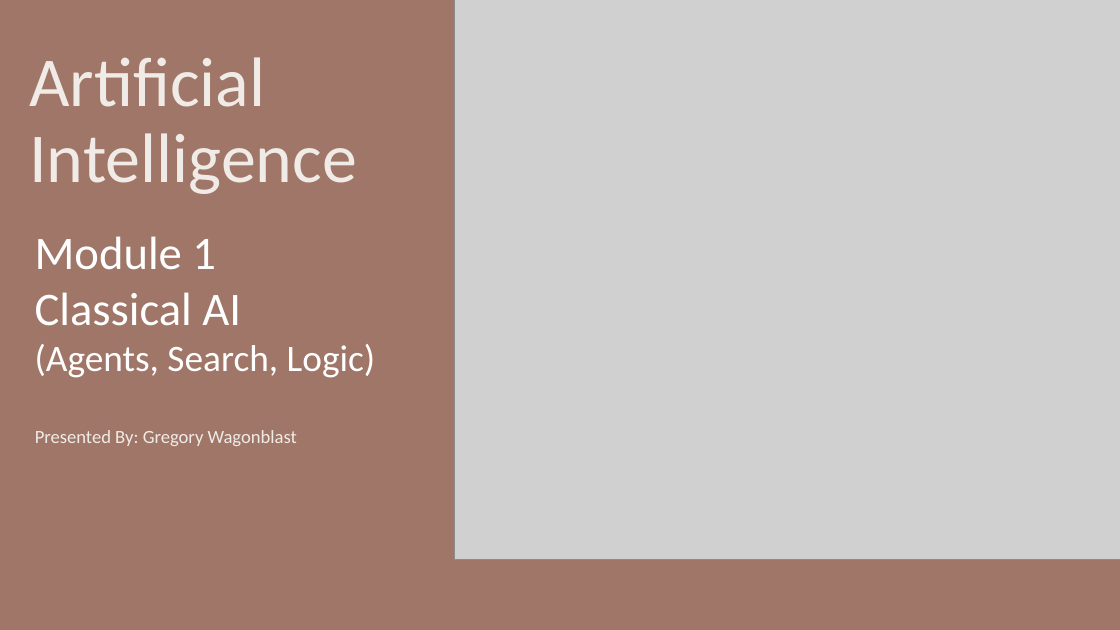
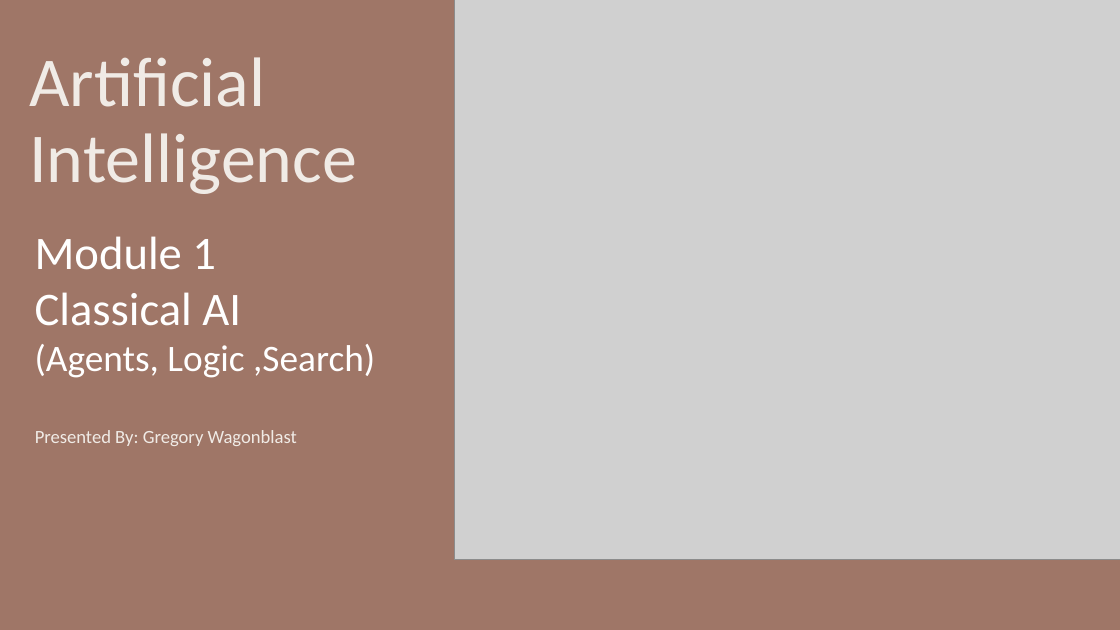
Before and after one commit to gregblast-bot/Csharp-AI-Training-Program, a slide deck: slide 1 of Slides/Artificial_Intelligence_Module1.pptx. Drawn at 1120x630 pixels with LibreOffice and Linux fonts; fonts in the diff are those of the drawing; grey boxes stand for pictures. Boxes give left, top, right and bottom in pixels: in the first picture for what was removed or moved away, otherwise in the second. Text is boxed around its words. In the diff, an @@ line names an element or a change of style, - is before the commit and + after.

```diff
--- a/Slides/Artificial_Intelligence_Module1.pptx
+++ b/Slides/Artificial_Intelligence_Module1.pptx
@@ text at (x1=35, y1=344, x2=375, y2=378): text changed @@
-(Agents, Search, Logic)
+(Agents, Logic ,Search)
```
Also in this commit, not shown: 8 other slides changed, 4 slides added, 2 slides removed, 2 other files.
